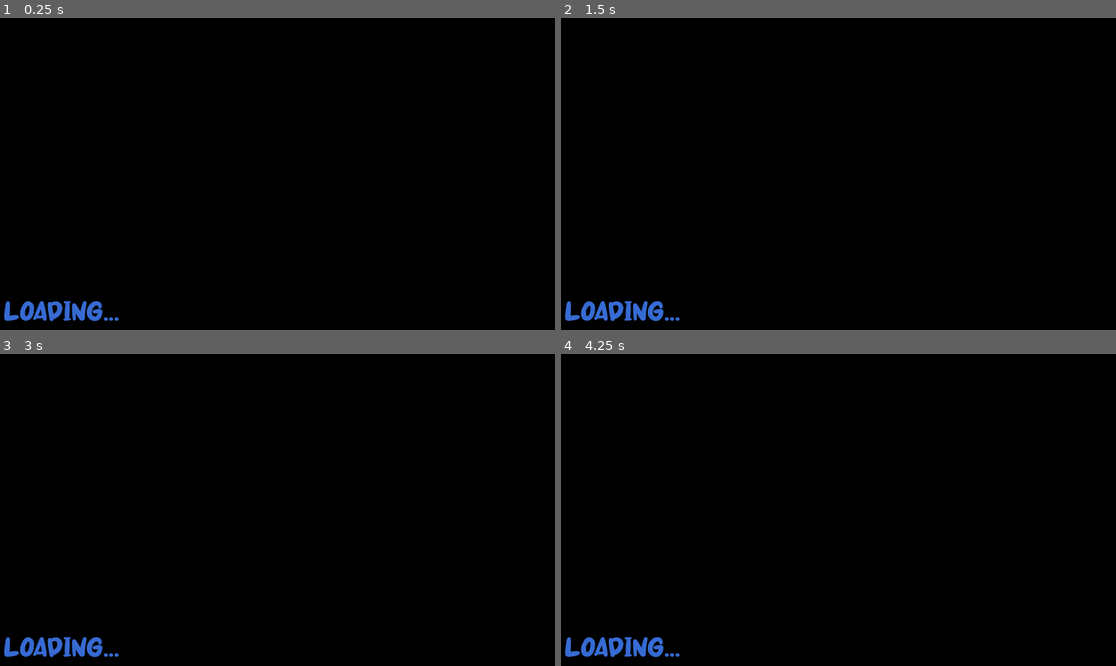
Above: before the commit, frames 1-4 (two rows, left to right).
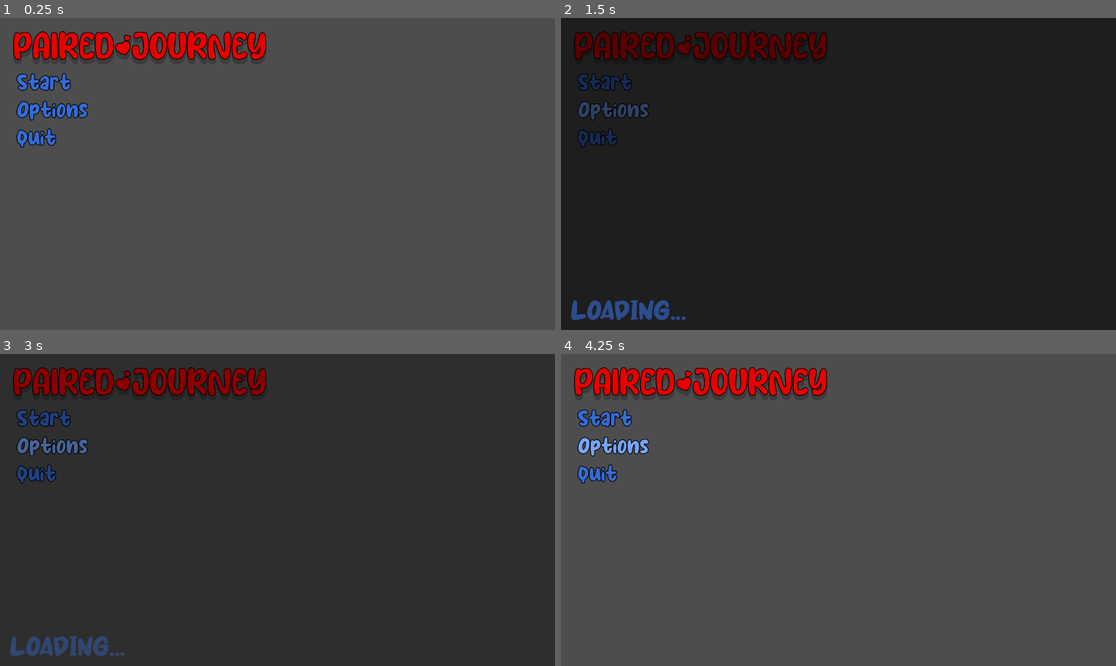
Above: after the commit, the same moments.

Repository: drseaverson/PairedJourney
Game: Godot game, scene res://Scenes/main_menu.tscn
Two runs of this game, one before a commit and one after it. Both use one fixed random seed, a clock stepped at 60 frames per second and the inputs below.
Inputs:
- Up to frame 1 (0.25 s): no input
- Up to frame 2 (1.5 s): click "Options" at 0.5 s; click "Start" at 1.25 s
- Up to frame 3 (3 s): click "Start" at 2 s; tap Left (player2_left) at 2.85 s
- Up to frame 4 (4.25 s): tap L (player2_right) at 3.6 s

The runs differ from the first frame. In frame 1, 99% of the frame differs, in the area x 0-100%, y 0-100%; in frame 2, 98%; in frame 3, 99%; in frame 4, 99%.

Commit message:
music/menu transitions

Diff:
--- /dev/null
+++ b/Audio/music_controller.gd
@@ -0,0 +1,33 @@
+extends Node
+
+const mainMenuMusic = preload("res://Audio/crystalCave_mainmenu.mp3")
+# list of all level music in list/GDScript equivalent
+
+# Called when the node enters the scene tree for the first time.
+func _ready():
+	pass # Replace with function body.
+
+
+# Called every frame. 'delta' is the elapsed time since the previous frame.
+func _process(delta):
+	# initial check to make sure a scene is active to avoid exception throwing when changing scenes
+	if get_tree().current_scene != null:
+		if get_tree().current_scene.name == "Main Menu":
+			if not $MusicAudio.playing:
+				$MusicAudio.stream = mainMenuMusic
+				print("music playing")
+				$MusicAudio.play()
+		# else if in levels play random order of music list
+
+# possible playing of music etc
+func play_music():
+	pass
+
+# stops all music currently playing
+func stop_music():
+	$MusicAudio.stop()
+	$MasterAudio.stop()
+	pass
+
+func is_playing():
+	pass
--- /dev/null
+++ b/Audio/music_controller.tscn
@@ -0,0 +1,11 @@
+[gd_scene load_steps=2 format=3 uid="uid://dtvhhpt7evb8x"]
+
+[ext_resource type="Script" path="res://Audio/music_controller.gd" id="1_rxvcb"]
+
+[node name="MusicController" type="Node"]
+script = ExtResource("1_rxvcb")
+
+[node name="MusicAudio" type="AudioStreamPlayer" parent="."]
+bus = &"Music"
+
+[node name="MasterAudio" type="AudioStreamPlayer" parent="."]
--- /dev/null
+++ b/Scenes/Levels/Level1.gd
@@ -0,0 +1,11 @@
+extends Node2D
+
+
+# Called when the node enters the scene tree for the first time.
+func _ready():
+	pass
+
+
+# Called every frame. 'delta' is the elapsed time since the previous frame.
+func _process(delta):
+	pass
--- a/Scenes/Levels/Level1.tscn
+++ b/Scenes/Levels/Level1.tscn
@@ -1,8 +1,9 @@
-[gd_scene load_steps=4 format=3 uid="uid://dyeoiqccowhxc"]
+[gd_scene load_steps=5 format=3 uid="uid://dyeoiqccowhxc"]
 
+[ext_resource type="Script" path="res://Scenes/Levels/Level1.gd" id="1_0efos"]
 [ext_resource type="Texture2D" uid="uid://j0s7e1xmc7xx" path="res://Artwork/TileMaps/tiles_spritesheet.png" id="1_07tqo"]
 
-[sub_resource type="TileSetAtlasSource" id="TileSetAtlasSource_ml3te"]
+[sub_resource type="TileSetAtlasSource" id="TileSetAtlasSource_bfw2a"]
 texture = ExtResource("1_07tqo")
 separation = Vector2i(2, 2)
 texture_region_size = Vector2i(70, 70)
@@ -165,14 +166,15 @@
 10:12/0 = 0
 11:12/0 = 0
 
-[sub_resource type="TileSet" id="TileSet_tivut"]
+[sub_resource type="TileSet" id="TileSet_6uvg6"]
 tile_size = Vector2i(70, 70)
-sources/0 = SubResource("TileSetAtlasSource_ml3te")
+sources/0 = SubResource("TileSetAtlasSource_bfw2a")
 
 [node name="Node2D" type="Node2D"]
+script = ExtResource("1_0efos")
 
 [node name="TileMap" type="TileMap" parent="."]
-tile_set = SubResource("TileSet_tivut")
+tile_set = SubResource("TileSet_6uvg6")
 format = 2
 layer_0/name = "Background"
 layer_0/z_index = 1
--- a/Scenes/main_menu.gd
+++ b/Scenes/main_menu.gd
@@ -2,6 +2,7 @@
 
 
 func _ready():
+	print(get_tree().current_scene.name)
 	pass
 	#$VBoxContainer/StartButton.grab_focus()
 	#if MusicController.is_playing() == false:
--- /dev/null
+++ b/Scenes/options.gd
@@ -0,0 +1,11 @@
+extends Node2D
+
+
+# Called when the node enters the scene tree for the first time.
+func _ready():
+	pass # Replace with function body.
+
+
+# Called every frame. 'delta' is the elapsed time since the previous frame.
+func _process(delta):
+	pass
--- a/Scenes/options.tscn
+++ b/Scenes/options.tscn
@@ -1,3 +1,6 @@
-[gd_scene format=3 uid="uid://cues5oeie72tq"]
+[gd_scene load_steps=2 format=3 uid="uid://cues5oeie72tq"]
+
+[ext_resource type="Script" path="res://Scenes/options.gd" id="1_g2o0s"]
 
 [node name="Options" type="Node2D"]
+script = ExtResource("1_g2o0s")
--- a/Scenes/stage_manager.gd
+++ b/Scenes/stage_manager.gd
@@ -1,9 +1,26 @@
 extends CanvasLayer
 
-const MainMenu = "res://Scenes/main_menu.tscn"
-const Options = "res://Scenes/options.tscn"
+const MainMenu = preload("res://Scenes/main_menu.tscn")
+const Options = preload("res://Scenes/options.tscn")
 #const LevelSelect = "res://Scenes/level_select.tscn"
-const Level1 = "res://Scenes/Levels/Level1.tscn"
+const Level1 = preload("res://Scenes/Levels/Level1.tscn")
+
+
+func _ready():
+	get_node("ColorRect").hide()
+	get_node("Label").hide()
+
 
 func changeScene(scene_path):
-	get_tree().change_scene_to_file(scene_path)
+	get_node("ColorRect").show()
+	get_node("Label").show()
+	get_node("anim").play("TransIn")
+	await get_node("anim").animation_finished
+
+	var scene = scene_path.instantiate()
+	get_tree().get_root().get_child(2).free()
+	get_tree().get_root().add_child(scene)
+
+	get_node("anim").play("TransOut")
+	await get_node("anim").animation_finished
+	get_node("ColorRect").hide()
--- a/Scenes/stage_manager.tscn
+++ b/Scenes/stage_manager.tscn
@@ -1,7 +1,97 @@
-[gd_scene load_steps=3 format=3 uid="uid://cxeuva52yb27v"]
+[gd_scene load_steps=7 format=3 uid="uid://cxeuva52yb27v"]
 
 [ext_resource type="Script" path="res://Scenes/stage_manager.gd" id="1_65hdo"]
 [ext_resource type="FontFile" uid="uid://ctosuwjk7xgc7" path="res://Resources/Fonts/Milky Coffee.otf" id="1_df1x2"]
+
+[sub_resource type="Animation" id="Animation_4kg6v"]
+length = 0.001
+tracks/0/type = "value"
+tracks/0/imported = false
+tracks/0/enabled = true
+tracks/0/path = NodePath("ColorRect:modulate")
+tracks/0/interp = 1
+tracks/0/loop_wrap = true
+tracks/0/keys = {
+"times": PackedFloat32Array(0),
+"transitions": PackedFloat32Array(1),
+"update": 0,
+"values": [Color(1, 1, 1, 1)]
+}
+tracks/1/type = "value"
+tracks/1/imported = false
+tracks/1/enabled = true
+tracks/1/path = NodePath("Label:modulate")
+tracks/1/interp = 1
+tracks/1/loop_wrap = true
+tracks/1/keys = {
+"times": PackedFloat32Array(0),
+"transitions": PackedFloat32Array(1),
+"update": 0,
+"values": [Color(1, 1, 1, 0)]
+}
+
+[sub_resource type="Animation" id="Animation_upklh"]
+resource_name = "TransIn"
+length = 1.5
+tracks/0/type = "value"
+tracks/0/imported = false
+tracks/0/enabled = true
+tracks/0/path = NodePath("Label:modulate")
+tracks/0/interp = 1
+tracks/0/loop_wrap = true
+tracks/0/keys = {
+"times": PackedFloat32Array(0, 1.5),
+"transitions": PackedFloat32Array(1, 1),
+"update": 0,
+"values": [Color(1, 1, 1, 0), Color(1, 1, 1, 1)]
+}
+tracks/1/type = "value"
+tracks/1/imported = false
+tracks/1/enabled = true
+tracks/1/path = NodePath("ColorRect:modulate")
+tracks/1/interp = 1
+tracks/1/loop_wrap = true
+tracks/1/keys = {
+"times": PackedFloat32Array(0, 1.5),
+"transitions": PackedFloat32Array(1, 1),
+"update": 0,
+"values": [Color(1, 1, 1, 0), Color(1, 1, 1, 1)]
+}
+
+[sub_resource type="Animation" id="Animation_1njp6"]
+resource_name = "TransOut"
+length = 1.5
+tracks/0/type = "value"
+tracks/0/imported = false
+tracks/0/enabled = true
+tracks/0/path = NodePath("ColorRect:modulate")
+tracks/0/interp = 1
+tracks/0/loop_wrap = true
+tracks/0/keys = {
+"times": PackedFloat32Array(0, 1.5),
+"transitions": PackedFloat32Array(1, 1),
+"update": 0,
+"values": [Color(1, 1, 1, 1), Color(1, 1, 1, 0)]
+}
+tracks/1/type = "value"
+tracks/1/imported = false
+tracks/1/enabled = true
+tracks/1/path = NodePath("Label:modulate")
+tracks/1/interp = 1
+tracks/1/loop_wrap = true
+tracks/1/keys = {
+"times": PackedFloat32Array(0, 1.5),
+"transitions": PackedFloat32Array(1, 1),
+"update": 0,
+"values": [Color(1, 1, 1, 1), Color(1, 1, 1, 0)]
+}
+
+[sub_resource type="AnimationLibrary" id="AnimationLibrary_bext1"]
+_data = {
+"RESET": SubResource("Animation_4kg6v"),
+"TransIn": SubResource("Animation_upklh"),
+"TransOut": SubResource("Animation_1njp6")
+}
 
 [node name="StageManager" type="CanvasLayer"]
 script = ExtResource("1_65hdo")
@@ -11,11 +101,12 @@
 offset_bottom = 1116.0
 color = Color(0, 0, 0, 1)
 
-[node name="Loading" type="Label" parent="."]
-offset_left = 12.0
-offset_top = 974.0
-offset_right = 414.0
-offset_bottom = 1075.0
+[node name="Label" type="Label" parent="."]
+modulate = Color(1, 1, 1, 0)
+offset_left = 33.0
+offset_top = 971.0
+offset_right = 435.0
+offset_bottom = 1072.0
 theme_override_colors/font_color = Color(0.215686, 0.419608, 0.827451, 1)
 theme_override_fonts/font = ExtResource("1_df1x2")
 theme_override_font_sizes/font_size = 90
@@ -23,4 +114,7 @@
 "
 uppercase = true
 
-[node name="AnimationPlayer" type="AnimationPlayer" parent="."]
+[node name="anim" type="AnimationPlayer" parent="."]
+libraries = {
+"": SubResource("AnimationLibrary_bext1")
+}
--- /dev/null
+++ b/default_bus_layout.tres
@@ -0,0 +1,15 @@
+[gd_resource type="AudioBusLayout" format=3 uid="uid://i8kyt8rfl2uo"]
+
+[resource]
+bus/1/name = &"Music"
+bus/1/solo = false
+bus/1/mute = false
+bus/1/bypass_fx = false
+bus/1/volume_db = -6.92183
+bus/1/send = &"Master"
+bus/2/name = &"Effects"
+bus/2/solo = false
+bus/2/mute = false
+bus/2/bypass_fx = false
+bus/2/volume_db = 0.0
+bus/2/send = &"Master"
--- a/project.godot
+++ b/project.godot
@@ -18,6 +18,7 @@
 [autoload]
 
 StageManager="*res://Scenes/stage_manager.tscn"
+MusicController="*res://Audio/music_controller.tscn"
 
 [display]
 
Not shown, added: Audio/crystalCave_mainmenu.mp3.import
Not shown: 4 places in Scenes/main_menu.tscn that only renumber resources
Not shown, added: Audio/crystalCave_mainmenu.mp3
